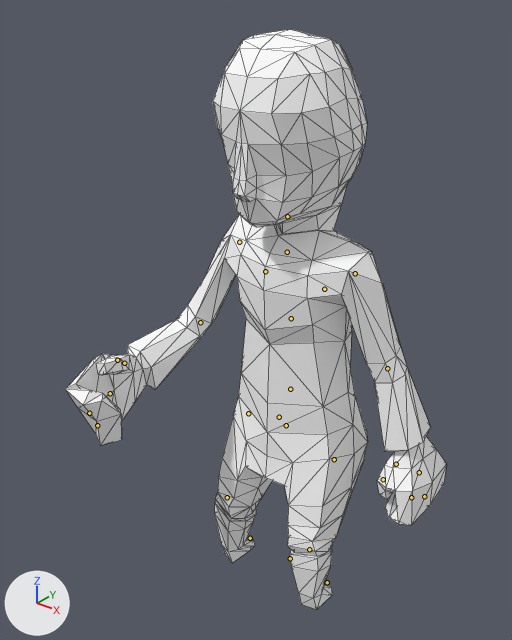
An edit to the glTF model frontend/assets/models3d/packs/quaternius-fbx/knight_character.glb, drawn before and after from the same camera.
Camera for both pictures: a 50 mm camera at (1.142, -1.567, 1.944) aimed at (-0.028, -0.104, 1.037). Lighting does not change. The marker at lower left points along +X, +Y and +Z. The older version comes first. Both versions are drawn at frame 23 of the action 'jump'; the numbers are the values there. The bones that change, and the others that lie on the model, are drawn over the model as lines. Mesh edges are drawn as thin lines.

Objects in the first picture: 'Knight'.
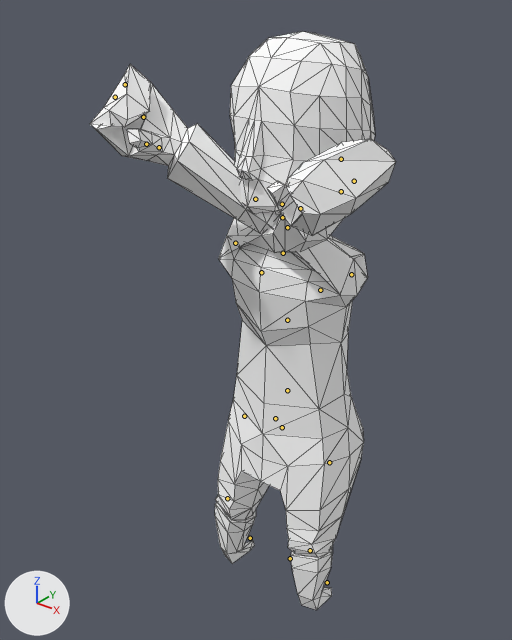
What changed in the scene script:
```text
Change bone_body:
    where bone_body = bpy.data.objects['HumanArmature'].pose.bones['Body']  # child of 'Bone'
    bone_body.location: (0.0, -0.11, -0.05) -> (0.0, -0.09, 0.01)
    bone_body.rotation_quaternion: (1.0, 0.018, 0.0, 0.0) -> (1.0, -0.002, 0.0, 0.0)  # degrees (2, 0, 0) -> degrees (0, 0, 0)
Change bone_upperlegr:
    where bone_upperlegr = bpy.data.objects['HumanArmature'].pose.bones['UpperLegR']  # child of 'Body'
    bone_upperlegr.rotation_quaternion: (0.988, -0.155, 0.003, 0.0) -> (0.996, -0.088, 0.003, 0.0)  # degrees (-18, 0, 0) -> degrees (-10, 0, 0)
Change bone_lowerlegr:
    where bone_lowerlegr = bpy.data.objects['HumanArmature'].pose.bones['LowerLegR']  # child of 'UpperLegR'
    bone_lowerlegr.rotation_quaternion: (0.995, 0.103, 0.0, 0.0) -> (1.0, 0.031, 0.0, 0.0)  # degrees (12, 0, 0) -> degrees (4, 0, 0)
Change bone_upperlegl:
    where bone_upperlegl = bpy.data.objects['HumanArmature'].pose.bones['UpperLegL']  # child of 'Body'
    bone_upperlegl.rotation_quaternion: (0.988, -0.153, 0.003, 0.0) -> (0.997, -0.083, 0.003, 0.0)  # degrees (-18, 0, 0) -> degrees (-10, 0, 0)
Change bone_lowerlegl:
    where bone_lowerlegl = bpy.data.objects['HumanArmature'].pose.bones['LowerLegL']  # child of 'UpperLegL'
    bone_lowerlegl.rotation_quaternion: (0.995, 0.103, 0.0, 0.0) -> (1.0, 0.031, 0.0, 0.0)  # degrees (12, 0, 0) -> degrees (4, 0, 0)
Change bone_abdomen:
    where bone_abdomen = bpy.data.objects['HumanArmature'].pose.bones['Abdomen']  # child of 'Hips'
    bone_abdomen.rotation_quaternion: (1.0, -0.004, 0.0, 0.0) -> (1.0, 0.019, 0.0, 0.0)  # degrees (0, 0, 0) -> degrees (2, 0, 0)
Change bone_upperarml:
    where bone_upperarml = bpy.data.objects['HumanArmature'].pose.bones['UpperArmL']  # child of 'ShoulderL'
    bone_upperarml.rotation_quaternion: (0.806, -0.575, 0.11, 0.087) -> (-0.307, -0.928, -0.099, 0.186)  # degrees (-71, 16, 1) -> degrees (144, 24, 4)
Change bone_lowerarml:
    where bone_lowerarml = bpy.data.objects['HumanArmature'].pose.bones['LowerArmL']  # child of 'UpperArmL'
    bone_lowerarml.rotation_quaternion: (0.998, 0.009, -0.007, -0.06) -> (0.993, -0.105, -0.009, -0.044)  # degrees (1, -1, -7) -> degrees (-12, -2, -5)
Change bone_thumb2r:
    where bone_thumb2r = bpy.data.objects['HumanArmature'].pose.bones['Thumb2R']  # child of 'ThumbR'
    bone_thumb2r.rotation_quaternion: (-0.967, -0.13, -0.014, -0.218) -> (-0.969, 0.02, -0.086, 0.232)  # degrees (15, -2, 25) -> degrees (-5, 9, -27)
Change bone_middlehandl:
    where bone_middlehandl = bpy.data.objects['HumanArmature'].pose.bones['MiddleHandL']  # child of 'PalmL'
    bone_middlehandl.rotation_quaternion: (0.79, -0.613, 0.0, -0.003) -> (0.683, -0.728, 0.056, -0.008)  # degrees (-76, 0, 0) -> degrees (-94, 4, -5)
Change bone_fingersl:
    where bone_fingersl = bpy.data.objects['HumanArmature'].pose.bones['FingersL']  # child of 'MiddleHandL'
    bone_fingersl.rotation_quaternion: (0.748, -0.662, 0.0, 0.044) -> (0.719, -0.691, 0.053, 0.042)  # degrees (-83, 3, 4) -> degrees (-88, 8, -1)
Change bone_upperarmr:
    where bone_upperarmr = bpy.data.objects['HumanArmature'].pose.bones['UpperArmR']  # child of 'ShoulderR'
    bone_upperarmr.rotation_quaternion: (0.816, -0.559, 0.113, 0.089) -> (-0.202, -0.959, 0.079, -0.18)  # degrees (-69, 16, 1) -> degrees (157, -22, -5)
Change bone_lowerarmr:
    where bone_lowerarmr = bpy.data.objects['HumanArmature'].pose.bones['LowerArmR']  # child of 'UpperArmR'
    bone_lowerarmr.rotation_quaternion: (0.871, -0.191, 0.155, 0.425) -> (0.99, -0.128, 0.014, 0.048)  # degrees (-13, 26, 49) -> degrees (-15, 2, 5)
Change bone_palmr:
    where bone_palmr = bpy.data.objects['HumanArmature'].pose.bones['PalmR']  # child of 'LowerArmR'
    bone_palmr.rotation_quaternion: (0.997, -0.012, -0.03, -0.068) -> (1.0, 0.0, 0.0, 0.0)  # degrees (-1, -4, -8) -> degrees (0, 0, 0)
Change bone_middlehandr:
    where bone_middlehandr = bpy.data.objects['HumanArmature'].pose.bones['MiddleHandR']  # child of 'PalmR'
    bone_middlehandr.rotation_quaternion: (0.818, -0.563, -0.095, -0.067) -> (0.787, -0.615, 0.053, -0.005)  # degrees (-69, -13, 0) -> degrees (-76, 4, -4)
Change bone_fingersr:
    where bone_fingersr = bpy.data.objects['HumanArmature'].pose.bones['FingersR']  # child of 'MiddleHandR'
    bone_fingersr.rotation_quaternion: (0.844, -0.515, -0.134, 0.07) -> (0.793, -0.606, 0.052, -0.049)  # degrees (-64, -9, 15) -> degrees (-75, 1, -8)
Change bone_thumb2l:
    where bone_thumb2l = bpy.data.objects['HumanArmature'].pose.bones['Thumb2L']  # child of 'ThumbL'
    bone_thumb2l.rotation_quaternion: (0.972, 0.233, -0.007, 0.016) -> (1.0, 0.0, 0.0, 0.0)  # degrees (27, -1, 2) -> degrees (0, 0, 0)
Change bone_neck:
    where bone_neck = bpy.data.objects['HumanArmature'].pose.bones['Neck']  # child of 'Torso'
    bone_neck.rotation_quaternion: (1.0, -0.014, 0.0, 0.0) -> (1.0, 0.0, 0.0, 0.0)  # degrees (-2, 0, 0) -> degrees (0, 0, 0)
Change bone_head:
    where bone_head = bpy.data.objects['HumanArmature'].pose.bones['Head']  # child of 'Neck'
    bone_head.rotation_quaternion: (0.998, 0.066, 0.0, 0.0) -> (0.996, -0.091, 0.0, 0.0)  # degrees (8, 0, 0) -> degrees (-10, 0, 0)
```

Location of each change, (x1, y1, x2, y2) in pixels of the pictures (512 x 640 px):
'Knight', posed (20% narrower)
    before: (65, 29, 446, 609)
    after: (90, 31, 396, 610)
bone 'Body', root to tip
    before: (279, 417) to (279, 417)
    after: (275, 418) to (275, 418)
bone 'UpperLegR', root to tip
    before: (248, 413) to (248, 414)
    after: (244, 416) to (244, 416)
bone 'LowerLegR', root to tip
    before: (227, 497) to (227, 498)
    after: (227, 498) to (227, 499)
bone 'UpperLegL', root to tip
    before: (334, 459) to (334, 460)
    after: (329, 462) to (329, 463)
bone 'LowerLegL', root to tip
    before: (309, 549) to (309, 550)
    after: (310, 550) to (310, 551)
bone 'Abdomen', root to tip
    before: (290, 389) to (290, 388)
    after: (287, 390) to (287, 390)
bone 'UpperArmL', root to tip
    before: (355, 273) to (355, 274)
    after: (351, 274) to (350, 273)
bone 'LowerArmL', root to tip
    before: (387, 368) to (388, 369)
    after: (255, 199) to (254, 198)
bone 'Thumb2R', root to tip
    before: (383, 479) to (383, 480)
    after: (146, 144) to (146, 144)
bone 'MiddleHandL', root to tip
    before: (424, 496) to (424, 496)
    after: (115, 97) to (115, 97)
bone 'FingersL', root to tip
    before: (411, 497) to (411, 497)
    after: (125, 84) to (125, 84)
bone 'UpperArmR', root to tip
    before: (239, 242) to (239, 243)
    after: (235, 243) to (236, 242)
bone 'LowerArmR', root to tip
    before: (200, 322) to (199, 323)
    after: (287, 227) to (288, 227)
bone 'PalmR', root to tip
    before: (110, 393) to (110, 393)
    after: (341, 191) to (341, 191)
bone 'MiddleHandR', root to tip
    before: (89, 413) to (89, 413)
    after: (354, 181) to (354, 181)
bone 'FingersR', root to tip
    before: (97, 425) to (97, 425)
    after: (341, 159) to (341, 159)
bone 'Thumb2L', root to tip
    before: (117, 360) to (117, 360)
    after: (282, 204) to (282, 203)
bone 'Neck', root to tip
    before: (287, 252) to (287, 251)
    after: (283, 253) to (283, 252)
bone 'Head', root to tip
    before: (287, 216) to (287, 216)
    after: (282, 217) to (282, 217)
